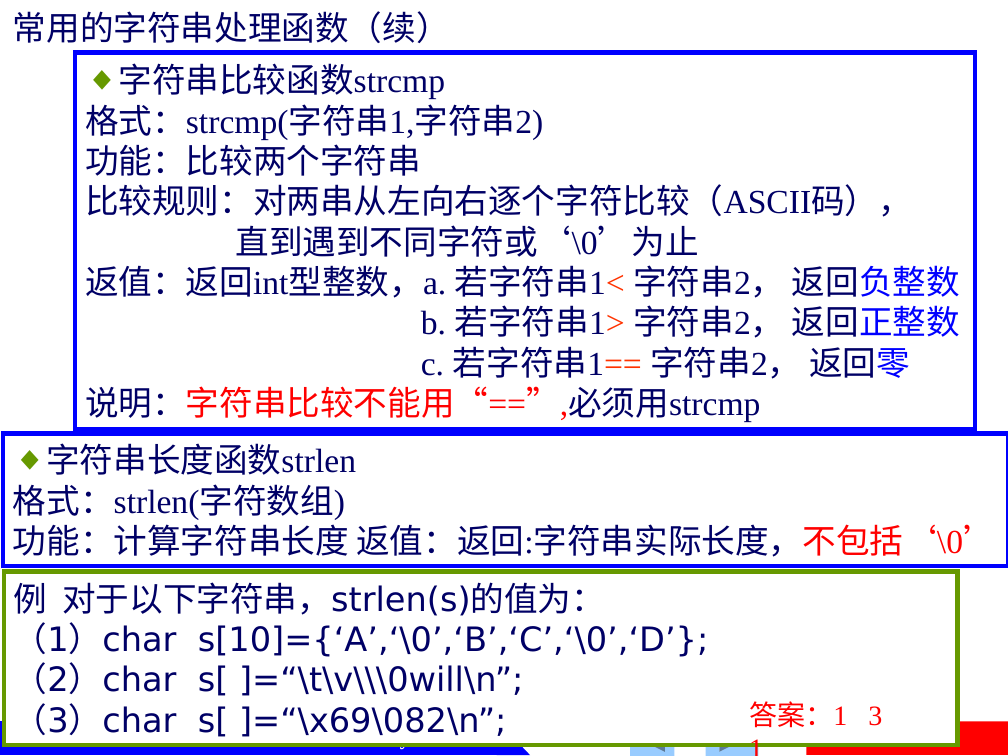
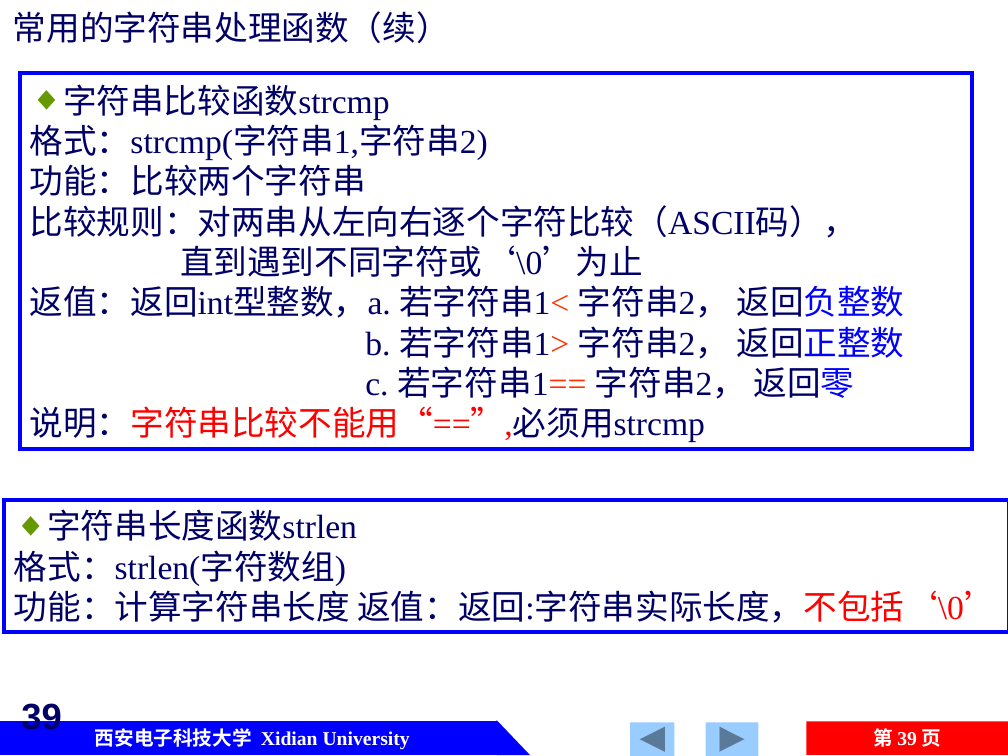
Before and after one commit to jtrfid/C-Repositories, a slide deck: slide 39 of 2016/C语言/课件/第6章 数组.pptx. Drawn at 1008x756 pixels with LibreOffice and Linux fonts; fonts in the diff are those of the drawing. Boxes give left, top, right and bottom in pixels: in the first picture for what was removed or moved away, otherwise in the second. Text is boxed around its words. In the diff, an @@ line names an element or a change of style, - is before the commit and + after.

```diff
--- a/2016/C语言/课件/第6章 数组.pptx
+++ b/2016/C语言/课件/第6章 数组.pptx
@@ rectangle "字符串比较函数strcmp": place and size @@
-rectangle "字符串比较函数strcmp" at [76, 52, 976, 429]
+rectangle "字符串比较函数strcmp" at [20, 73, 973, 450]
@@ rectangle "字符串长度函数strlen": place and size @@
-rectangle "字符串长度函数strlen" at [3, 433, 1008, 565]
+rectangle "字符串长度函数strlen" at [4, 500, 1008, 632]
@@ rectangle removed at [4, 572, 958, 745] @@
-例 对于以下字符串，strlen(s)的值为：
-（1）char s[10]={‘A’,‘\0’,‘B’,‘C’,‘\0’,‘D’};
-（2）char s[ ]=“\t\v\\\0will\n”;
-（3）char s[ ]=“\x69\082\n”;
@@ page number added at [21, 701, 61, 730], 26 pt, text #000066, bold @@
+39
@@ text removed at [749, 701, 882, 728] @@
-答案：1 3 1
@@ page number: place and size @@
-page number at [873, 725, 941, 751]
+page number at [806, 722, 1008, 755]
```
Also in this commit, not shown: 1 other slide changed, 1 slide added, 12 other files.
